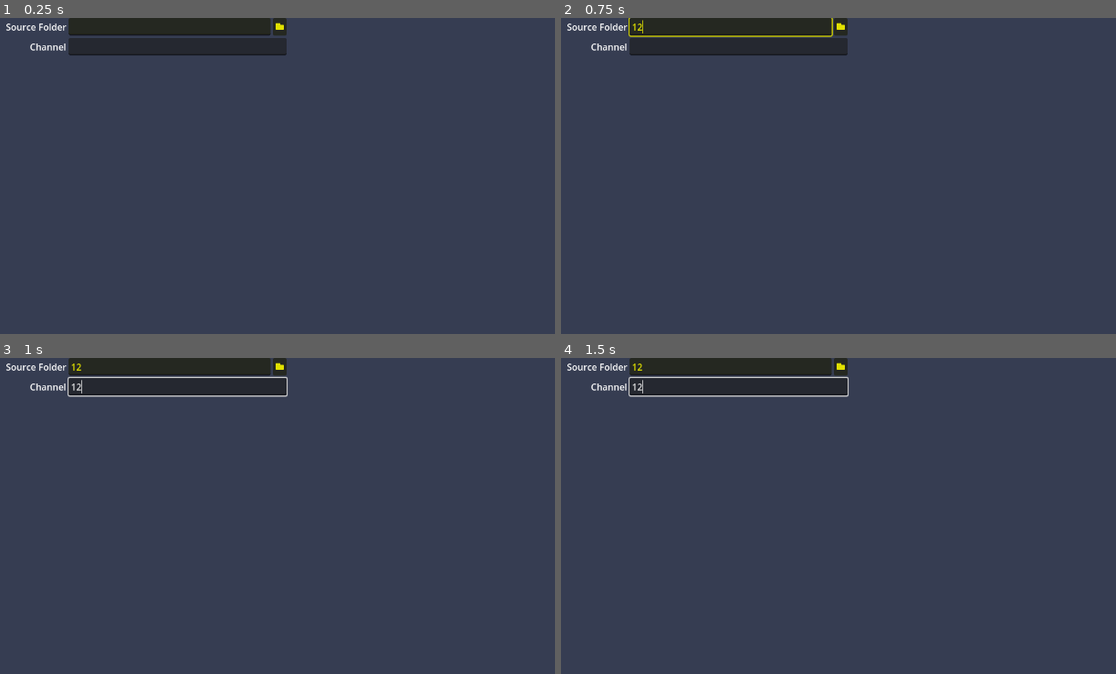
Above: before the commit, frames 1-4 (two rows, left to right).
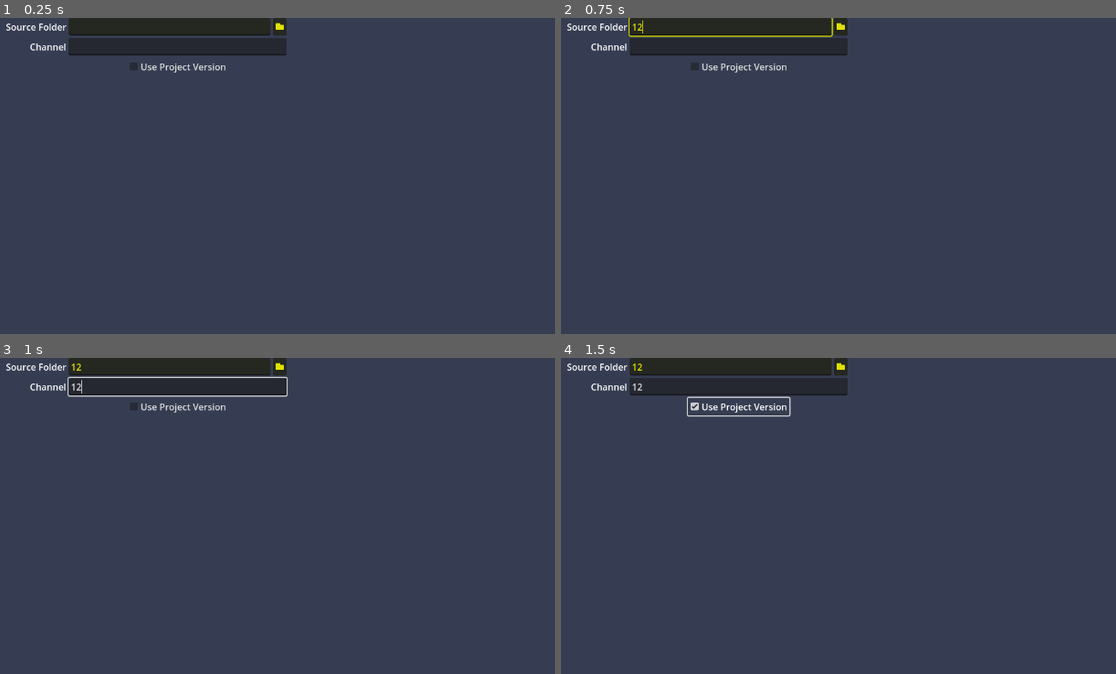
Above: after the commit, the same moments.

Repository: KoBeWi/Godot-Project-Builds
Game: Godot game, scene res://Tasks/UploadItch.tscn
Same seed, same stepped clock (60 frames per second), same inputs: the game is played once before the commit and once after it. This scene is started directly instead of the project's main scene.
Inputs (mouse positions are in pixels of both pictures, inside the frame that each line leads up to):
- Up to frame 1 (0.25 s): no input
- Up to frame 2 (0.75 s): click (733, 27) at 0.52 s; type "12" at 0.6 s
- Up to frame 3 (1 s): click (177, 386) at 0.75 s; type "12" at 0.83 s
- Up to frame 4 (1.5 s): click (738, 405) at 1.25 s, where only the run after the commit has a clickable "Use Project Version"

The runs differ from the first frame. In frame 1, 0.2% of the frame differs, in the area x 23-41%, y 14-18%; in frame 2, 0.2%; in frame 3, 0.2%; in frame 4, 0.8%, in the area x 12-52%, y 5-19%.

Commit message:
Add version support for itch upload

Diff:
--- a/Scenes/Main.tscn
+++ b/Scenes/Main.tscn
@@ -13,12 +13,12 @@
 border_color = Color(0.16, 0.16, 0.16, 0.752941)
 
 [sub_resource type="GDScript" id="GDScript_yepl2"]
-resource_name = "DeleteMe"
+resource_name = "DebugDiscard"
 script/source = "@tool
-extends TabContainer
+extends Control
 
 func _validate_property(property: Dictionary) -> void:
-	if property.name == \"current_tab\":
+	if property.name == \"current_tab\" or property.name == \"scroll_vertical\":
 		property.usage = PROPERTY_USAGE_EDITOR
 "
 
@@ -62,6 +62,7 @@
 
 	register_local_setting(%ItchGameName, \"itch_game_name\", \"\")
 	register_local_setting(%ItchDefaultChannel, \"itch_default_channel\", \"\")
+	register_local_setting(%ItchVersionFile, \"itch_version_file\", \"\")
 
 	%ConfigPath.text = Data.local_config_file
 	%ConfigPath.path_changed.connect(config_path_updated, CONNECT_DEFERRED)
@@ -252,6 +253,7 @@
 script = SubResource("GDScript_yepl2")
 
 [node name="Routines" type="VBoxContainer" parent="VBoxContainer/TabContainer"]
+visible = false
 layout_mode = 2
 size_flags_horizontal = 3
 metadata/_tab_index = 0
@@ -342,7 +344,6 @@
 size_flags_horizontal = 3
 
 [node name="Config" type="HBoxContainer" parent="VBoxContainer/TabContainer"]
-visible = false
 layout_mode = 2
 theme_override_constants/separation = 32
 script = SubResource("GDScript_rk2qg")
@@ -352,6 +353,7 @@
 layout_mode = 2
 size_flags_horizontal = 3
 theme_override_styles/panel = SubResource("StyleBoxEmpty_1o4l0")
+script = SubResource("GDScript_yepl2")
 
 [node name="VBoxContainer" type="VBoxContainer" parent="VBoxContainer/TabContainer/Config/ScrollContainer"]
 layout_mode = 2
@@ -586,6 +588,7 @@
 layout_mode = 2
 size_flags_horizontal = 3
 theme_override_styles/panel = SubResource("StyleBoxEmpty_1o4l0")
+script = SubResource("GDScript_yepl2")
 
 [node name="VBoxContainer" type="VBoxContainer" parent="VBoxContainer/TabContainer/Config/ScrollContainer2"]
 auto_translate_mode = 1
@@ -710,6 +713,19 @@
 layout_mode = 2
 caret_blink = true
 caret_blink_interval = 0.5
+
+[node name="Label10" type="Label" parent="VBoxContainer/TabContainer/Config/ScrollContainer2/VBoxContainer/Itch"]
+auto_translate_mode = 1
+layout_mode = 2
+text = "Version File"
+horizontal_alignment = 1
+
+[node name="ItchVersionFile" parent="VBoxContainer/TabContainer/Config/ScrollContainer2/VBoxContainer/Itch" instance=ExtResource("2_ood4h")]
+unique_name_in_owner = true
+layout_mode = 2
+mode = 1
+scope = 1
+filters = PackedStringArray("*.txt")
 
 [node name="HSeparator" type="HSeparator" parent="VBoxContainer/TabContainer/Config/ScrollContainer2/VBoxContainer"]
 layout_mode = 2
--- a/Tasks/UploadItch.tscn
+++ b/Tasks/UploadItch.tscn
@@ -7,6 +7,9 @@
 
 @onready var source_folder: Control = %SourceFolder
 @onready var channel: LineEdit = %Channel
+@onready var project_version: CheckBox = %ProjectVersion
+
+var version_file: String
 
 func _get_task_name() -> String:
 	return \"Upload Itch\"
@@ -17,8 +20,18 @@
 func _initialize() -> void:
 	defaults[\"source_folder\"] = \"\"
 	defaults[\"channel\"] = \"\"
+	defaults[\"use_project_version\"] = false
 
 func _prevalidate() -> bool:
+	version_file = Data.local_config[\"itch_version_file\"]
+	if not version_file.is_empty():
+		version_file = Data.project_path.path_join(version_file)
+		if not FileAccess.file_exists(version_file):
+			error_message = \"The provided version file does not exist.\"
+
+	if project_version.button_pressed and Data.get_project_version().is_empty():
+		error_message = \"Use Project Version is enabled, but project version (application/config/version) is empty.\"
+
 	var butler_path: String = Data.global_config[\"itch_butler_path\"]
 	if butler_path.is_empty():
 		error_message = \"Butler path is empty.\"
@@ -62,21 +75,31 @@
 
 	ret.append(\"%s/%s:%s\" % [username, game_name, channel_name])
 
+	if project_version.button_pressed:
+		ret.append(\"--userversion\")
+		ret.append(Data.get_project_version())
+	elif not version_file.is_empty():
+		ret.append(\"--userversion-file\")
+		ret.append(version_file)
+
 	return ret
 
 func _load():
 	source_folder.text =  data[\"source_folder\"]
 	channel.text =  data[\"channel\"]
+	project_version.button_pressed =  data[\"use_project_version\"]
 
 func _store():
 	data[\"source_folder\"] = source_folder.text
 	data[\"channel\"] = channel.text
+	data[\"use_project_version\"] = project_version.button_pressed
 
 func _get_task_info() -> PackedStringArray:
 	return [
 		\"Uploads files to itch.io using butler. Remember to setup (login) butler before using this option.\",
 		\"Source Folder|The folder that will be provided for butler. It is automatically packed into ZIP before upload.\",
-		\"Channel|Channel to which the file will be uploaded.\",
+		\"Channel|Channel to which the file will be uploaded. If empty, default channel from Local Config will be used.\",
+		\"Use Project Version|If enabled, provides userversion argument with version from \\\"application/config/version\\\".\",
 	]
 "
 
@@ -109,3 +132,12 @@
 unique_name_in_owner = true
 layout_mode = 2
 size_flags_horizontal = 3
+
+[node name="Control" type="Control" parent="."]
+layout_mode = 2
+
+[node name="ProjectVersion" type="CheckBox" parent="."]
+unique_name_in_owner = true
+layout_mode = 2
+size_flags_horizontal = 4
+text = "Use Project Version"
Not shown, changed: README.md
